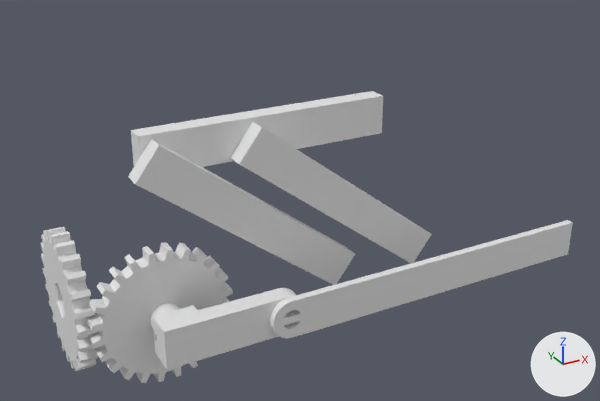
One commit to the Blender file UselessMachine/blender/0001_blocking.blend: the scene before it, then after it.
Before and after are seen from a 50 mm lens placed at (-54.2, -167.0, 105.2), pointed at (45.0, 13.3, 15.0). Lighting does not change. The marker at lower right points along +X, +Y and +Z. The picture after the commit comes second.

The first picture shows 'arm.001', 'beam_a.001', 'beam_b.001', 'gear_a.001', 'gear_b.001', 'oscillator.001', 'poker.001'.
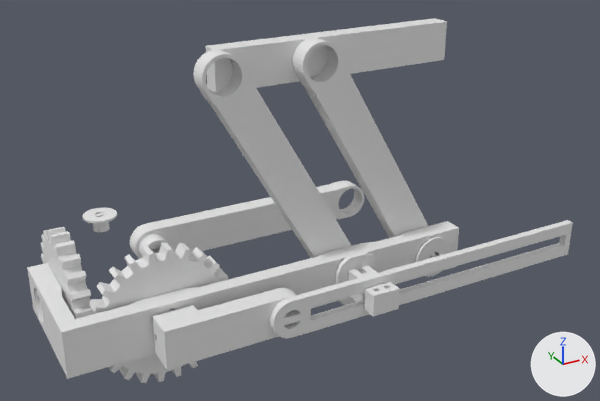
The change, as a list of edits to the scene's bpy script:
```text
Change me_cube_015:
    used by ob_beam_a_001; location = (50.0, 0.0, 0.0); rotation_euler = (0.0, -2.49, 0.0), in degrees (0, -143, 0); scale = (65.0, 5.0, 10.0)
    remove me_cube_015.from_pydata(...)  # 8 vertices, 6 faces; spans x 0.0..1.0, y -0.5..0.5, z -0.5..0.5
    add me_cube_015.from_pydata(...)  # 432 vertices, 438 faces; spans x -0.5..7.018, y -0.501..1.124, z -2.627..2.625
    me_cube_015 part 2: 8 vertices removed from x 0.0..1.0, y -0.5..0.5, z -0.5..0.5; 432 vertices added at x -0.5..7.018, y -0.501..1.124, z -2.627..2.625
Change me_cylinder_024:
    used by ob_oscillator_001; location = (26.0, -16.5, 0.0); rotation_euler = (1.571, 3.142, 0.0), in degrees (90, 180, 0); scale = (10.0, 10.0, 2.0)
    remove me_cylinder_024.from_pydata(...)  # 262 vertices, 264 faces; spans x -8.99..0.5, y -0.5..0.5, z -2.75..0.5
    add me_cylinder_024.from_pydata(...)  # 308 vertices, 312 faces; spans x -8.99..0.5, y -0.5..0.5, z -2.75..0.5
    me_cylinder_024 part 1: 46 vertices added at x -8.99..0.5, y -0.5..0.5, z -2.75..0.5
Add me_cylinder_031:
    me_cylinder_031.from_pydata(...)  # 416 vertices, 420 faces; spans x -0.5..7.02, y -0.5..0.45, z -2.63..2.63
Add me_cube_023:
    me_cube_023.from_pydata(...)  # 96 vertices, 102 faces; spans x -0.632..0.632, y -1.524..-0.971, z -0.413..0.413
Add me_cube_021:
    me_cube_021.from_pydata(...)  # 240 vertices, 246 faces; spans x -1.0..1.0, y -1.4..0.5, z -1.0..1.0
Add me_cylinder_030:
    me_cylinder_030.from_pydata(...)  # 250 vertices, 252 faces; spans x -1.25..1.25, y -1.25..1.25, z -0.5..0.65
Change ob_gear_test:
    remove ob_gear_test.hide_set(True)
Change ob_beam_a_001:
    ob_beam_a_001.location: (50.0, 0.0, 0.0) -> (50.0, -2.0, 0.0)
    ob_beam_a_001.rotation_euler: (0.0, -2.49, 0.0) -> (0.0, -2.094, 0.0)  # degrees (0, -143, 0) -> degrees (0, -120, 0)
    ob_beam_a_001.scale: (65.0, 5.0, 10.0) -> (10.0, -10.0, 2.0)
Remove ob_beam_b_001:
    ob_beam_b_001 = bpy.data.objects.new('beam_b.001', me_cube_014)
    ob_beam_b_001.location = (75.0, 0.0, 0.0)
    ob_beam_b_001.rotation_euler = (0.0, -2.49, 0.0)  # degrees (0, -143, 0)
    ob_beam_b_001.scale = (65.0, 5.0, 10.0)
Change ob_poker_001:
    ob_poker_001.location: (-1.7, 5.0, 39.4) -> (17.5, 5.5, 56.3)
Change ob_arm_peg_cap:
    remove ob_arm_peg_cap.hide_set(True)
Add ob_beam_b_002:
    ob_beam_b_002 = bpy.data.objects.new('beam_b.002', me_cylinder_031)
    ob_beam_b_002.location = (75.0, -2.0, 0.0)
    ob_beam_b_002.rotation_euler = (0.0, -2.094, 0.0)  # degrees (0, -120, 0)
    ob_beam_b_002.scale = (10.0, -10.0, 2.0)
Add ob_oscillator_cap:
    ob_oscillator_cap = bpy.data.objects.new('oscillator_cap', me_cube_023)
    ob_oscillator_cap.location = (50.0, -11.0, 0.0)
    ob_oscillator_cap.scale = (6.0, 7.0, 7.0)
Add ob_oscillator_slider:
    ob_oscillator_slider = bpy.data.objects.new('oscillator_slider', me_cube_021)
    ob_oscillator_slider.location = (50.0, -11.0, 0.0)
    ob_oscillator_slider.scale = (6.0, 7.0, 7.0)
Add ob_arm_peg_cap_001:
    ob_arm_peg_cap_001 = bpy.data.objects.new('arm_peg_cap.001', me_cylinder_030)
    ob_arm_peg_cap_001.location = (75.0, -5.5, 0.0)
    ob_arm_peg_cap_001.rotation_euler = (1.571, -2.094, 0.0)  # degrees (90, -120, 0)
    ob_arm_peg_cap_001.scale = (4.6, 4.6, 4.0)
Add ob_beam_misc:
    ob_beam_misc = bpy.data.objects.new('beam_misc', me_cylinder_031.copy())
    ob_beam_misc.location = (10.0, 35.0, 0.0)
    ob_beam_misc.scale = (10.0, -10.0, 2.0)
```

Pixel boxes (x1, y1, x2, y2) of what changed, in the pictures (600 x 401 px):
'beam_a.001', reshaped, moved, turned, rescaled: before (128, 139, 355, 285); after (193, 49, 366, 274)
'poker.001', moved: before (131, 91, 383, 167); after (205, 18, 447, 92)
'gear_test', shown: after (27, 221, 459, 379)
'beam_b.002', added: after (292, 37, 428, 238)
'beam_b.001', deleted: before (230, 122, 432, 263)
'beam_misc', added: after (130, 181, 364, 259)
'oscillator_slider', added: after (336, 252, 378, 305)
'oscillator_cap', added: after (364, 282, 400, 316)
'arm_peg_cap.001', added: after (416, 237, 451, 277)
'arm_peg_cap', shown: after (83, 208, 117, 232)
part 1 of me_cylinder_024, added: after (270, 220, 573, 332)
